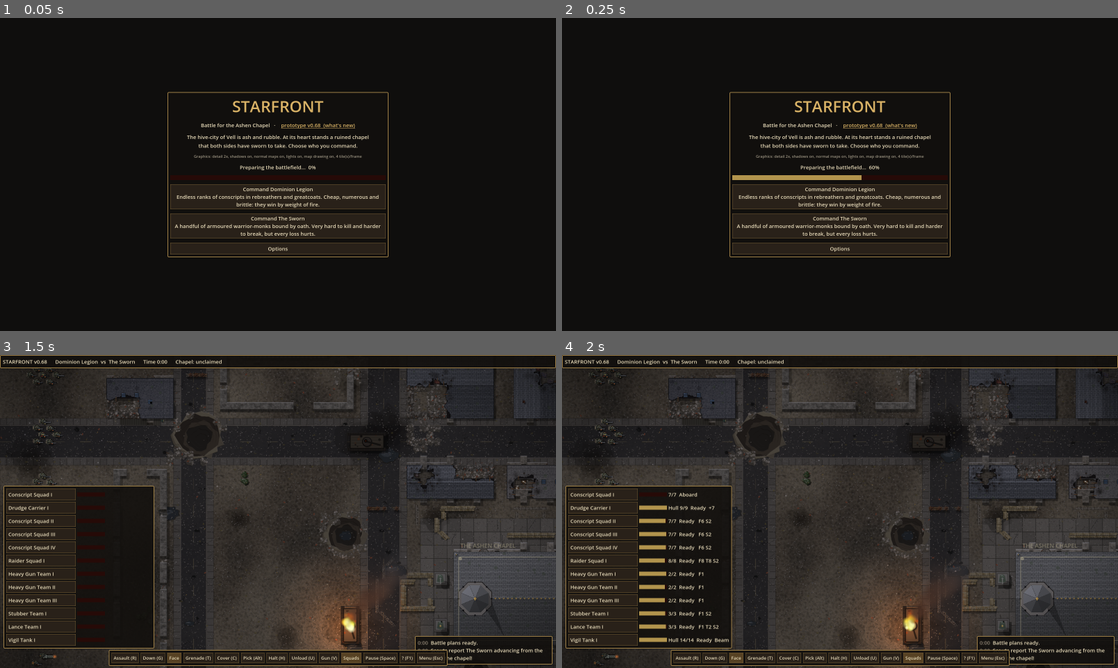
Above: before the commit, frames 1-4 (two rows, left to right).
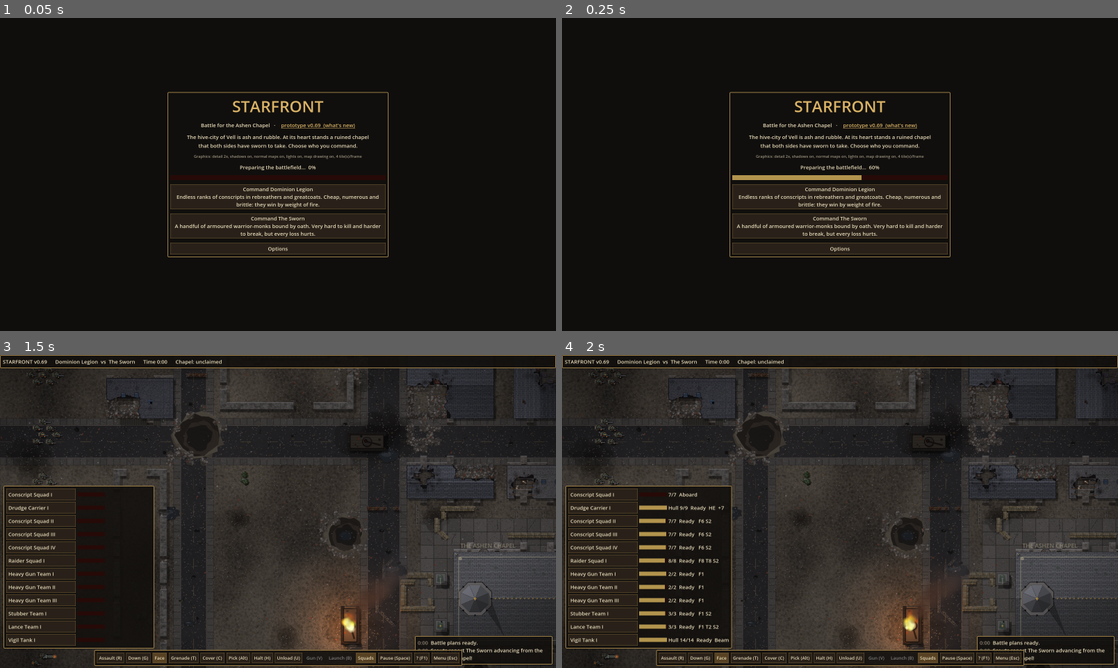
Above: after the commit, the same moments.

Repository: sirspoon/StarFront
Game: Godot game, scene res://scenes/main.tscn
Same seed, same stepped clock (60 frames per second), same inputs: the game is played once before the commit and once after it. Sound files missing from this copy of the repository are replaced by a short silence.
Inputs:
- Up to frame 1 (0.05 s): no input
- Up to frame 2 (0.25 s): no input
- Up to frame 3 (1.5 s): click "Face" at 0.5 s; click "Command Dominion Legion Endle…" at 1.25 s
- Up to frame 4 (2 s): no input

The runs differ from the first frame. In frame 1, less than 0.1% of the frame differs, in the area x 57-58%, y 34-35%; in frame 2, less than 0.1%; in frame 3, 1.0%; in frame 4, 1.0%, in the area x 8-84%, y 2-100%.

Commit message:
v0.69: vehicles crash through barricades, carrier grenade launchers (HE / smoke), visible battle damage, clearer gun buttons
Co-Authored-By: Claude Opus 5.5 <noreply@anthropic.com>
Claude-Session: https://claude.ai/code/session_01Q9zFWq6qGPKtGhTxhDqH85

Diff:
--- a/project.godot
+++ b/project.godot
@@ -7,7 +7,7 @@
 
 config/name="StarFront"
 config/description="Real-time squad tactics in a ruined gothic future."
-config/version="0.68"
+config/version="0.69"
 run/main_scene="res://scenes/main.tscn"
 config/features=PackedStringArray("4.3", "GL Compatibility")
 config/icon="res://icon.svg"
--- a/scripts/battle_map.gd
+++ b/scripts/battle_map.gd
@@ -416,15 +416,25 @@
 	if not in_bounds(c):
 		return
 	var clear := c.x > 0 and c.y > 0 and c.x < W - 1 and c.y < H - 1
+	var bash := 0.0  # how much it would rather not push through what's here (sandbags most)
 	for dx in range(-1, 2):
 		for dy in range(-1, 2):
-			var nt := get_t(c + Vector2i(dx, dy))
-			if clear and (solid(nt) or nt == T.LOW or nt == T.TRENCH):
-				clear = false  # vehicles drive round low cover and trenches
+			var n := c + Vector2i(dx, dy)
+			var nt := get_t(n)
+			if nt == T.LOW and vehicle_can_crush(n):
+				bash = maxf(bash, 3.0 if low_kind[n.y * W + n.x] == LowKind.SANDBAGS else 1.8)
+			elif clear and (solid(nt) or nt == T.LOW or nt == T.TRENCH):
+				clear = false  # vehicles drive round low walls and trenches
 	vastar.set_point_solid(c, not clear)
 	if clear:
 		var t := get_t(c)
-		vastar.set_point_weight_scale(c, 1.0 if t == T.OPEN or t == T.FLOOR else 1.8)
+		var w := 1.0 if t == T.OPEN or t == T.FLOOR else 1.8
+		vastar.set_point_weight_scale(c, maxf(w, bash))
+
+
+## Barricades, crates and sandbags give way under a vehicle (low stone walls don't).
+func vehicle_can_crush(c: Vector2i) -> bool:
+	return get_t(c) == T.LOW and low_kind[c.y * W + c.x] != LowKind.STONE
 
 
 # ---------------------------------------------------------------- generation
--- a/scripts/game_data.gd
+++ b/scripts/game_data.gd
@@ -2,7 +2,7 @@
 extends RefCounted
 ## Factions, soldier types and weapons. Balance tuning lives here.
 
-const VERSION := "0.68"
+const VERSION := "0.69"
 
 ## range in pixels (16 px = 1 map cell); cooldown = seconds between bursts;
 ## acc = base hit chance; ap = how much infantry armour it ignores; supp = suppression per shot;
@@ -139,13 +139,13 @@
 ## armour = [front, side, rear]. Carriers hold a squad; one starts the battle inside.
 ## Weapons marked turret turn with the turret; the others can fire all round.
 const VEHICLES := {
-	"drudge": {"name": "Drudge Carrier", "role": "carrier", "hp": 9, "armour": [6, 5, 4], "speed": 56.0,
+	"drudge": {"name": "Drudge Carrier", "role": "carrier", "hp": 9, "armour": [6, 5, 4], "speed": 56.0, "launcher": true,
 		"turn": 1.6, "length": 50.0, "width": 30.0, "capacity": 8,
 		"weapons": [{"weapon": "heavy_stubber", "mount": Vector2(10, -7)}]},
 	"vigil": {"name": "Vigil Tank", "role": "tank", "hp": 14, "armour": [9, 7, 5], "speed": 36.0,
 		"turn": 1.0, "length": 62.0, "width": 38.0, "capacity": 0,
 		"weapons": [{"weapon": "lumen_lance", "alt": "lumen_pulse", "turret": true}, {"weapon": "heavy_stubber", "mount": Vector2(22, 9)}]},
-	"pilgrim": {"name": "Pilgrim Carrier", "role": "carrier", "hp": 9, "armour": [6, 5, 4], "speed": 50.0,
+	"pilgrim": {"name": "Pilgrim Carrier", "role": "carrier", "hp": 9, "armour": [6, 5, 4], "speed": 50.0, "launcher": true,
 		"turn": 1.5, "length": 52.0, "width": 32.0, "capacity": 6,
 		"weapons": [{"weapon": "rotor_cannon", "mount": Vector2(8, 0)}]},
 	"verdict": {"name": "Verdict Tank", "role": "tank", "hp": 14, "armour": [9, 8, 6], "speed": 32.0,
--- a/scripts/grenades.gd
+++ b/scripts/grenades.gd
@@ -174,6 +174,27 @@
 		land = spot  # never let the scatter drop it at his own feet
 	flying.append({"from": m.position, "to": land, "t": 0.0, "dur": 0.45 + d / 320.0, "kind": kind, "thrower": m})
 	main.grenades_thrown[m.team] += 1
+
+
+## A carrier's launcher salvo: six grenades, three from each side of the hull, spread over
+## a forward arc (smoke lands closer, as a wall in front; HE further out).
+func launch(v: Vehicle, kind: String) -> void:
+	for i in 6:
+		var side := -1.0 if i < 3 else 1.0
+		var k := i % 3
+		var ang := v.facing + side * (0.12 + k * 0.3)
+		var dist := (80.0 + k * 8.0) if kind == "smoke" else randf_range(95.0, 145.0)
+		var from := v.position + Vector2(-v.length * 0.05, side * v.width * 0.5).rotated(v.facing)
+		var to := v.position + Vector2.from_angle(ang) * dist
+		var wall: Vector2 = main.map.first_obstacle(from, to)
+		if wall != to:
+			to = wall.move_toward(from, 6.0)
+		flying.append({"from": from, "to": to, "t": -0.09 * k - (0.04 if side > 0.0 else 0.0), "dur": 0.55 + dist / 420.0,
+				"kind": kind, "thrower": v})
+	if v.visible or main.effects_visible_at(v.position):
+		for side in [-1.0, 1.0]:
+			main.effects.puff(v.position + Vector2(0, side * v.width * 0.55).rotated(v.facing), Color(0.55, 0.52, 0.48), 6.0)
+		main.sfx.play("lance", v.position, -2.0, 0.1)
 
 
 func _burst(g: Dictionary) -> void:
@@ -232,6 +253,8 @@
 
 func _draw() -> void:
 	for g in flying:
+		if g.t < 0.0:
+			continue  # not out of the tube yet
 		var k: float = g.t / g.dur
 		var p: Vector2 = g.from.lerp(g.to, k)
 		var h: float = sin(k * PI) * g.from.distance_to(g.to) * 0.25  # the arc of the throw
--- a/scripts/hud.gd
+++ b/scripts/hud.gd
@@ -100,7 +100,8 @@
 			+ "Right click an enemy: focus fire   your carrier: board\n" \
 			+ "Right click a wall (tank / lance team): shell it\n" \
 			+ "R assault   G get down   H halt   U unload\n" \
-			+ "V tank main gun: beam / pulse (Legion), AP / HE (Sworn)\n" \
+			+ "V switch gun setting: tank beam / pulse or AP / HE,\n" \
+			+ "   carrier launchers HE / smoke.  B fire a launcher salvo\n" \
 			+ "C cover view: green low cover, blue windows,\n" \
 			+ "   white standing walls, yellow rubble, red wire\n" \
 			+ "T then click: grenades. At armour: tank-breakers,\n" \
@@ -167,10 +168,10 @@
 	touch_bar = HBoxContainer.new()
 	touch_bar.add_theme_constant_override("separation", 6)
 	panel.add_child(touch_bar)
-	for spec in [["Assault", true], ["Down", true], ["Face", true], ["Grenade", true], ["Cover", true], ["Pick", true], ["Halt", false], ["Unload", false], ["Gun", false],
+	for spec in [["Assault", true], ["Down", true], ["Face", true], ["Grenade", true], ["Cover", true], ["Pick", true], ["Halt", false], ["Unload", false], ["Gun", false], ["Launch", false],
 			["Squads", true], ["Pause", true], ["?", false], ["Menu", false]]:
 		var b := Button.new()
-		var hints := {"Assault": "R", "Down": "G", "Pick": "Alt", "Halt": "H", "Unload": "U", "Gun": "V", "Grenade": "T", "Cover": "C", "Pause": "Space", "?": "F1", "Menu": "Esc"}
+		var hints := {"Assault": "R", "Down": "G", "Pick": "Alt", "Halt": "H", "Unload": "U", "Gun": "V", "Launch": "B", "Grenade": "T", "Cover": "C", "Pause": "Space", "?": "F1", "Menu": "Esc"}
 		b.text = spec[0] if main.touch_mode or not hints.has(spec[0]) else "%s (%s)" % [spec[0], hints[spec[0]]]
 		b.toggle_mode = spec[1]
 		b.focus_mode = Control.FOCUS_NONE
@@ -190,6 +191,31 @@
 func sync_touch(key: String, on: bool) -> void:
 	if touch_buttons.has(key):
 		touch_buttons[key].set_pressed_no_signal(on)
+
+
+## The Gun and Launch buttons say what they'd do for the selected vehicles, and are
+## greyed out when nothing selected has a gun setting or launchers.
+func _gun_buttons() -> void:
+	if not touch_buttons.has("Gun"):
+		return
+	var mode := ""
+	var launch := ""
+	for sq in main.squads:
+		var v = sq.vehicle()
+		if sq.team == main.player_team and sq.selected and v != null and v.is_alive():
+			if mode == "" and v.gun_mode() != "":
+				mode = v.gun_mode()
+			if launch == "" and v.launcher:
+				launch = "%s %d" % [v.gun_mode(), int(v.launch_ammo[v.launch_kind])]
+	var hint: bool = not main.touch_mode
+	var g: Button = touch_buttons["Gun"]
+	g.text = ("Gun: %s" % mode if mode != "" else "Gun") + (" (V)" if hint else "")
+	g.disabled = mode == ""
+	g.tooltip_text = "Switch the selected vehicle's gun setting (tank main gun, or the carrier's launcher rounds)"
+	var l: Button = touch_buttons["Launch"]
+	l.text = ("Launch: %s" % launch if launch != "" else "Launch") + (" (B)" if hint else "")
+	l.disabled = launch == ""
+	l.tooltip_text = "Fire a salvo of six grenades from the selected carrier's launchers over the ground ahead"
 
 
 ## Keep the card's bottom edge just above the command bar as its contents change.
@@ -352,6 +378,7 @@
 				if gr != "":
 					r.label.text += "  " + gr
 			r.button.modulate = Color(0.6, 1.0, 0.6) if sq.selected else Color.WHITE
+	_gun_buttons()
 	# the unit card replaces the list while a squad of ours is selected
 	var sel: Array = main.squads.filter(func(q): return q.team == main.player_team and q.selected and q.alive().size() > 0)
 	if sel.is_empty() or not main.started or main.over:
--- a/scripts/main.gd
+++ b/scripts/main.gd
@@ -1925,7 +1925,21 @@
 		var v = sq.vehicle()
 		if sq.selected and v != null and v.is_alive() and v.gun_mode() != "":
 			var m: String = v.switch_gun()
-			log_message("[color=#e8c070]%s: main gun to %s[/color]" % [sq.name, m])
+			log_message("[color=#e8c070]%s: %s to %s[/color]" % [sq.name, "launchers" if v.launcher else "main gun", m])
+	if hud != null:
+		hud._gun_buttons()
+
+
+## The selected carriers fire a launcher salvo (the loaded kind: HE or smoke).
+func launch_selected() -> void:
+	for sq in _player_squads():
+		var v = sq.vehicle()
+		if sq.selected and v != null and v.launcher:
+			var why: String = v.fire_launcher()
+			if why != "":
+				log_message("[color=#e8c070]%s: %s[/color]" % [sq.name, why])
+	if hud != null:
+		hud._gun_buttons()
 
 
 func log_message(text: String) -> void:
@@ -2028,6 +2042,8 @@
 			hud.toggle_help()
 		elif k == KEY_V:
 			switch_guns()
+		elif k == KEY_B:
+			launch_selected()
 		elif k == KEY_U:
 			for sq in _player_squads():
 				var v = sq.vehicle()
@@ -2677,6 +2693,8 @@
 					v.unload()
 		"Gun":
 			switch_guns()
+		"Launch":
+			launch_selected()
 		"Squads":
 			hud.set_squads_visible(on)
 		"Pause":
--- a/scripts/unit_card.gd
+++ b/scripts/unit_card.gd
@@ -26,6 +26,7 @@
 	"breach": ["Breacher", "Breaks walls: can shell or blast a way through buildings"],
 	"carrier": ["Carrier", "Carrier: men board it (right click it) and unload (U)"],
 	"modes": ["2 settings", "Main gun has two settings: V switches them"],
+	"launcher": ["Launchers", "Grenade launchers: B fires six (three a side) over the ground ahead; V switches HE / smoke. Three salvos of each"],
 }
 static var _refs := []  # the strongest full-strength unit's power: [infantry, -, -, armour, close combat]
 
@@ -59,7 +60,7 @@
 	var v = sq.vehicle()
 	var s := "%d|%d|%d|%d|%s|%s|%s" % [sq.get_instance_id(), sq.alive().size(), _aboard(sq), others,
 			sq.grenade_count("he") * 100 + sq.grenade_count("ap") * 10 + sq.grenade_count("smoke"),
-			v.gun_mode() if v != null else "", str(v.passengers.size()) if v != null else ""]
+			v.gun_mode() if v != null else "", (str(v.passengers.size()) + str(v.launch_ammo) + str(v.plate_off) + str(v.track_off)) if v != null else ""]
 	if s != sig or squad != sq:
 		sig = s
 		squad = sq
@@ -289,7 +290,10 @@
 	if not sp.is_empty():
 		var f := _flow()
 		for k in sp:
-			f.add_child(_tag(SPECIALS[k][0], SPECIALS[k][1], k))
+			var name: String = SPECIALS[k][0]
+			if k == "launcher":
+				name = "HE %d · Smoke %d" % [int(v.launch_ammo.he), int(v.launch_ammo.smoke)]
+			f.add_child(_tag(name, SPECIALS[k][1], k))
 		box.add_child(_row([_icon("star", 0, "Special abilities (hover or tap for details)"), f]))
 	# how hard it hits each kind of target
 	for t in TARGETS:
@@ -395,7 +399,9 @@
 			out.append("carrier")
 		if v.can_breach():
 			out.append("breach")
-		if v.gun_mode() != "":
+		if v.launcher:
+			out.append("launcher")
+		elif v.gun_mode() != "":
 			out.append("modes")
 		return out
 	for m in sq.members:
@@ -695,6 +701,10 @@
 				draw_rect(Rect2(1, 5, 14, 7), C)
 				draw_rect(Rect2(1, 12, 14, 2.5), D)
 				draw_rect(Rect2(10, 6.5, 3, 3), D)
+			"launcher":
+				for k in 3:
+					draw_rect(Rect2(2 + k * 4.2, 5 + absf(k - 1) * 2.0, 3.2, 8), C)
+					draw_circle(Vector2(3.6 + k * 4.2, 4 + absf(k - 1) * 2.0), 1.4, Color(0.55, 0.6, 0.4))
 			"modes":
 				draw_line(Vector2(2, 5), Vector2(12, 5), C, 1.6)
 				draw_colored_polygon(PackedVector2Array([Vector2(11, 2), Vector2(15, 5), Vector2(11, 8)]), C)
--- a/scripts/vehicle.gd
+++ b/scripts/vehicle.gd
@@ -28,6 +28,17 @@
 var engine_sound: AudioStreamPlayer2D
 var was_moving := false
 var rev_cooldown := 0.0
+## Battle damage, drawn on the hull: [local point, went through?, seed], newest last.
+var hits: Array = []
+var plate_off := 0.0     # which side has lost an armour skirt plate (-1 / 1), 0 = none
+var track_off := 0.0     # which side's track is broken and trailing
+var last_hit_t := -99.0
+## Carriers' grenade launchers: three salvos of each, six grenades a salvo.
+var launcher := false
+var launch_kind := "he"
+var launch_ammo := {"he": 3, "smoke": 3}
+var launch_cool := 0.0
+var _launch_think := 0.0
 
 
 func setup_vehicle(m: Node, sq: Squad, t: int, kind_id: String) -> void:
@@ -62,6 +73,7 @@
 				"angle": 0.0, "flash": 0.0,
 				"modes": [w, GameData.WEAPONS[wd.alt]] if wd.has("alt") else []})
 	weapon = slots[0].weapon
+	launcher = vdata.get("launcher", false)
 	engine_sound = m.sfx.make_engine()
 	if engine_sound != null:
 		add_child(engine_sound)
@@ -74,6 +86,8 @@
 	for sl in slots:
 		if not sl.modes.is_empty():
 			return sl.weapon.get("mode", "")
+	if launcher:
+		return "HE" if launch_kind == "he" else "Smoke"
 	return ""
 
 
@@ -82,7 +96,51 @@
 		if not sl.modes.is_empty():
 			_set_mode(sl, sl.modes[1] if sl.weapon == sl.modes[0] else sl.modes[0])
 			return sl.weapon.get("mode", "")
+	if launcher:
+		launch_kind = "smoke" if launch_kind == "he" else "he"
+		return gun_mode()
 	return ""
+
+
+## Fire a salvo from the grenade launchers: six grenades, three from each side, over the
+## ground ahead. Returns why not, or "" if it fired.
+func fire_launcher() -> String:
+	if not launcher or not is_alive():
+		return "no launchers"
+	if int(launch_ammo[launch_kind]) <= 0:
+		return "out of %s salvos" % gun_mode()
+	if launch_cool > 0.0:
+		return "reloading"
+	launch_ammo[launch_kind] = int(launch_ammo[launch_kind]) - 1
+	launch_cool = 3.0
+	main.grenades.launch(self, launch_kind)
+	if "--log-guns" in OS.get_cmdline_user_args():
+		print("LAUNCH %s %s %s at %.0f s (%s left)" % [faction, vdata.name, launch_kind, main.time, launch_ammo])
+	return ""
+
+
+## The computer's carriers: HE at a knot of enemy infantry close ahead, smoke when hit.
+func _auto_launch(dt: float) -> void:
+	_launch_think -= dt
+	if _launch_think > 0.0 or launch_cool > 0.0:
+		return
+	_launch_think = 1.0
+	if int(launch_ammo.smoke) > 0 and main.time - last_hit_t < 2.0:
+		launch_kind = "smoke"
+		fire_launcher()
+		return
+	if int(launch_ammo.he) <= 0:
+		return
+	var n := 0
+	for e in main.soldiers:
+		if e.team == team or e.is_vehicle or not e.is_alive() or not e.seen_by[team]:
+			continue
+		var d := position.distance_to(e.position)
+		if d > 60.0 and d < 160.0 and absf(wrapf((e.position - position).angle() - facing, -PI, PI)) < 0.8:
+			n += 1
+	if n >= 3:
+		launch_kind = "he"
+		fire_launcher()
 
 
 func _set_mode(sl: Dictionary, w: Dictionary) -> void:
@@ -179,13 +237,50 @@
 ## Called when a shot hits the hull. Returns true if it got through the armour.
 func receive_hit(w: Dictionary, from_pos: Vector2, from: Soldier) -> bool:
 	var arm := armour_facing(from_pos)
+	if int(w.get("pen", 0)) >= 5:
+		last_hit_t = main.time  # (something that could hurt it: the crew think about smoke)
 	if randf() >= pen_chance(w.get("pen", 0), arm):
+		if int(w.get("pen", 0)) >= 4:
+			_mark_hit(from_pos, false)  # a gouge where it glanced off
 		return false
+	var before := float(hp) / max_hp
 	hp -= int(w.get("vdmg", w.dmg))
 	shaken = maxf(shaken, 2.5)
+	_mark_hit(from_pos, true)
+	var now_f := float(maxi(hp, 0)) / max_hp
+	var side := signf((from_pos - position).rotated(-facing).y)
+	if side == 0.0:
+		side = 1.0
+	# bits come off as it's hurt: a skirt plate, then a track
+	if before >= 0.7 and now_f < 0.7 and plate_off == 0.0:
+		plate_off = side
+		_shed(side)
+	if before >= 0.45 and now_f < 0.45 and track_off == 0.0:
+		track_off = side
+		speed *= 0.8  # limping on a damaged track
+		_shed(side)
 	if hp <= 0:
 		_destroy(from)
 	return true
+
+
+## Where on the hull a hit from from_pos lands (hull space), for drawing the damage.
+func _mark_hit(from_pos: Vector2, through: bool) -> void:
+	var d := (from_pos - position).rotated(-facing).normalized()
+	var t := minf(length * 0.5 / maxf(absf(d.x), 0.01), width * 0.5 / maxf(absf(d.y), 0.01)) * 0.8
+	var p := d * t + Vector2(randf_range(-5, 5), randf_range(-4, 4))
+	p.x = clampf(p.x, -length * 0.44, length * 0.44)
+	p.y = clampf(p.y, -width * 0.42, width * 0.42)
+	hits.append([p, through, randi()])
+	if hits.size() > 16:
+		hits.pop_front()
+
+
+## Metal torn off the hull flying away.
+func _shed(side: float) -> void:
+	if visible:
+		main.effects.debris(position + Vector2(0, side * width * 0.5).rotated(facing), 8)
+		main.sfx.play("clang", position, 2.0, 0.1)
 
 
 func _destroy(from: Soldier) -> void:
@@ -262,6 +357,16 @@
 			rev_cooldown = 4.0
 		was_moving = moving
 	recoil = maxf(0.0, recoil - dt * 3.0)
+	launch_cool = maxf(0.0, launch_cool - dt)
+	if hits.is_empty() and now > 1.0 and "--demo-vdamage" in OS.get_cmdline_user_args():
+		# test aid: knock every vehicle about to about a third of its hull, from all sides
+		var w := {"pen": 9, "vdmg": 1, "dmg": 1}
+		while hp > max_hp * 0.34:
+			receive_hit(w, position + Vector2.from_angle(randf() * TAU) * 100.0, null)
+		for k in 5:
+			_mark_hit(position + Vector2.from_angle(randf() * TAU) * 100.0, false)
+	if launcher and (team != main.player_team or main.autotest):
+		_auto_launch(dt)
 	hull_kick = maxf(0.0, hull_kick - dt * 4.0)
 	_drive(dt)
 	if last_track == Vector2.INF:
@@ -273,8 +378,12 @@
 	smoke_timer -= dt
 	if smoke_timer <= 0.0:
 		smoke_timer = 0.35
-		if visible and hp < max_hp * 0.5:
-			main.effects.puff(position + Vector2(randf_range(-8, 8), randf_range(-8, 8)), Color(0.12, 0.11, 0.1), 9.0)
+		if visible and hp < max_hp * 0.65:
+			# smoke from the hurt hull: grey at first, thick and black when it's badly hurt
+			var bad := hp < max_hp * 0.35
+			var back := -Vector2.from_angle(facing) * length * 0.25
+			main.effects.puff(position + back + Vector2(randf_range(-6, 6), randf_range(-6, 6)),
+					Color(0.1, 0.09, 0.08) if bad else Color(0.3, 0.29, 0.27), 11.0 if bad else 7.0)
 		if visible and moving:
 			main.effects.puff(position - Vector2.from_angle(facing) * length * 0.5, Color(0.45, 0.4, 0.33), 7.0)
 	if visible:
@@ -319,12 +428,22 @@
 	track_phase += step * (-1.0 if reversing else 1.0)
 	_run_over(cur_speed)
 	var under: Array = []  # it flattens bushes, hedges and wire it drives over
-	for fx in [-0.4, 0.0, 0.4]:
-		for fy in [-0.35, 0.35]:
+	for fx in [-0.4, 0.0, 0.4, 0.55]:
+		for fy in [-0.35, 0.0, 0.35]:
 			var c := map.cell_of(position + Vector2(length * fx, width * fy).rotated(facing))
 			var t := map.get_t(c)
 			if (t == BattleMap.T.BUSH or t == BattleMap.T.HEDGE or t == BattleMap.T.WIRE) and not under.has(c):
 				under.append(c)
+			elif t == BattleMap.T.LOW and map.vehicle_can_crush(c):
+				# barricades, crates and sandbags: it shoves through them, slowing as it does
+				map.chip_low(c, 9999.0)
+				cur_speed *= 0.55
+				if "--log-guns" in OS.get_cmdline_user_args():
+					print("BASH %s %s through %s at %.0f s" % [faction, vdata.name, BattleMap.LOW_NAMES[map.low_kind[c.y * BattleMap.W + c.x]], main.time])
+				hull_kick = maxf(hull_kick, 0.6)
+				if visible:
+					main.effects.debris(map.center_of(c), 7)
+					main.sfx.play("collapse", map.center_of(c), -4.0, 0.15)
 	if not under.is_empty():
 		map.crush_cells(under)
 
@@ -662,19 +781,56 @@
 			draw_line(Vector2(-L * 0.1, y), Vector2(L * 0.05, y), Color(1.0, 0.3, 0.12), 1.0)
 
 
-## Scorch marks and gouges as the hull is hurt.
+## Battle damage: scorched holes where rounds went through, bright gouges where they
+## glanced off, a skirt plate torn away (and one left hanging), a broken track trailing its
+## links, and fire on the engine deck when it's close to brewing up.
 func _draw_damage(L: float, Wd: float) -> void:
-	if hp >= max_hp:
-		return
-	var n := int(float(max_hp - hp) / max_hp * 8.0) + 1
-	var rng := RandomNumberGenerator.new()
-	rng.seed = get_instance_id()
-	for k in n:
-		var p := Vector2(rng.randf_range(-L * 0.4, L * 0.4), rng.randf_range(-Wd * 0.35, Wd * 0.35))
-		draw_circle(p, rng.randf_range(2.5, 5.0), Color(0.03, 0.03, 0.02, 0.45))
-		draw_circle(p, rng.randf_range(0.8, 1.6), Color(0.0, 0.0, 0.0, 0.8))
-		if rng.randf() < 0.5:
-			draw_line(p, p + Vector2.from_angle(rng.randf() * TAU) * rng.randf_range(3, 6), Color(0.55, 0.55, 0.5), 0.6)  # bright gouge
+	var tw := _tw(Wd)
+	var t: float = main.time
+	if plate_off != 0.0:
+		var y: float = plate_off * (Wd * 0.5 - tw * 0.5)
+		var bare := Rect2(-L * 0.12, y - tw * 0.55, L * 0.3, tw * 1.1)
+		draw_rect(bare, Color(0.11, 0.1, 0.09))  # the bare hull side under it
+		for k in 4:
+			draw_circle(Vector2(bare.position.x + 2 + k * bare.size.x / 4.0, y), 0.7, Color(0.35, 0.33, 0.3))  # empty bolt holes
+		# the next plate along, hanging off one bolt
+		var hp0 := Vector2(-L * 0.22, y + plate_off * tw * 0.5)
+		var hang := PackedVector2Array([hp0, hp0 + Vector2(-L * 0.12, plate_off * 2.5), hp0 + Vector2(-L * 0.13, plate_off * (tw * 0.9 + 3)),
+				hp0 + Vector2(-1, plate_off * tw * 0.8)])
+		draw_colored_polygon(hang, colors.coat.darkened(0.35))
+		draw_polyline(hang + PackedVector2Array([hp0]), DARK, 0.8)
+	if track_off != 0.0:
+		var yc: float = track_off * (Wd * 0.5 - tw * 0.5)
+		# the broken run: a gap, then links trailing out behind
+		draw_rect(Rect2(-L * 0.5, yc - tw * 0.5, L * 0.28, tw), Color(0.16, 0.14, 0.12))
+		var a := Vector2(-L * 0.5, yc)
+		for k in 6:
+			var p := a + Vector2(-3.6 * k, track_off * (k * k) * 0.35 + sin(k * 1.3) * 0.8)
+			draw_rect(Rect2(p - Vector2(1.6, tw * 0.45), Vector2(3.0, tw * 0.9)), Color(0.12, 0.11, 0.1))
+			draw_line(p - Vector2(0, tw * 0.4), p + Vector2(0, tw * 0.4), Color(0.25, 0.23, 0.2), 0.8)
+		draw_circle(Vector2(-L * 0.5 + tw * 0.45, yc), tw * 0.42, Color(0.2, 0.19, 0.17))  # the bare idler wheel
+	for h in hits:
+		var p: Vector2 = h[0]
+		var rng := RandomNumberGenerator.new()
+		rng.seed = h[2]
+		if h[1]:
+			draw_circle(p, rng.randf_range(4.0, 6.0), Color(0.02, 0.02, 0.015, 0.5))  # scorch
+			draw_circle(p, rng.randf_range(2.0, 3.0), Color(0.06, 0.05, 0.04, 0.8))
+			for k in 6:  # the metal splashed back round the hole
+				var ang := k * TAU / 6.0 + rng.randf() * 0.5
+				draw_line(p + Vector2.from_angle(ang) * 1.4, p + Vector2.from_angle(ang) * rng.randf_range(2.5, 4.0), Color(0.42, 0.3, 0.2), 0.7)
+			draw_circle(p, 1.2, Color(0, 0, 0))
+		else:
+			var ang := rng.randf() * TAU
+			draw_line(p, p + Vector2.from_angle(ang) * rng.randf_range(3.0, 6.0), Color(0.62, 0.6, 0.55), 0.9)
+			draw_circle(p, 1.6, Color(0.05, 0.05, 0.04, 0.45))
+	if hp < max_hp * 0.35:
+		# flames licking up from the engine deck
+		for k in 3:
+			var p := Vector2(-L * 0.32 + k * 4.0, sin(k * 2.1) * Wd * 0.15)
+			var f := 0.6 + 0.4 * sin(t * 13.0 + k * 1.7)
+			draw_circle(p, 3.2 * f + 1.0, Color(1.0, 0.45, 0.1, 0.75))
+			draw_circle(p, 1.6 * f + 0.5, Color(1.0, 0.85, 0.4, 0.9))
 
 
 func _draw_sunburst(c: Vector2, r: float, col: Color) -> void:
--- a/scripts/whats_new.gd
+++ b/scripts/whats_new.gd
@@ -5,6 +5,7 @@
 ## When a whole version is reached (1.0, 2.0 ...), start a new heading for it.
 
 const TEXT := """PROTOTYPE (before 1.0)
+- Vehicles crash through barricades, crates and sandbags; carriers fire HE or smoke salvos (B); visible battle damage
 - Unit cards: select a squad to see its men, armour, pace, health, morale, weapons and their range, close combat, grenades, specials and attack strengths (hover or tap for details)
 - Tank main guns have two settings (V): the lance's 4-second beam or rapid pulses; the Sworn cannon's AP or HE
 - Vehicles redrawn and handling smoothly; the Legion tank's lumen lance beam; big guns that shake the ground
Not shown, changed: CHANGELOG.md
Not shown, changed: CLAUDE.md
